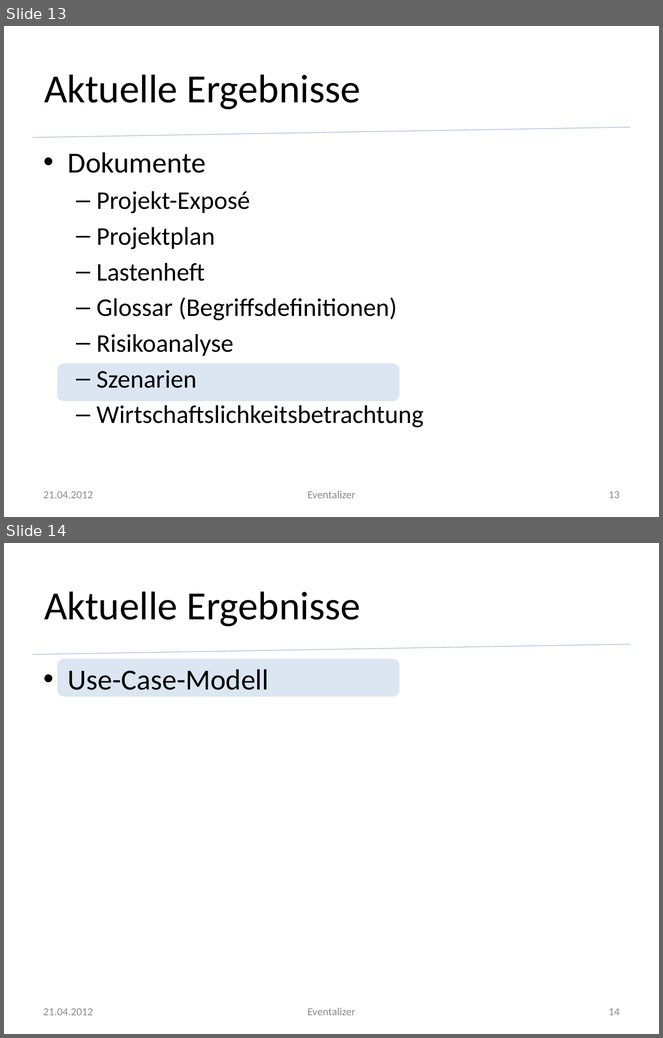
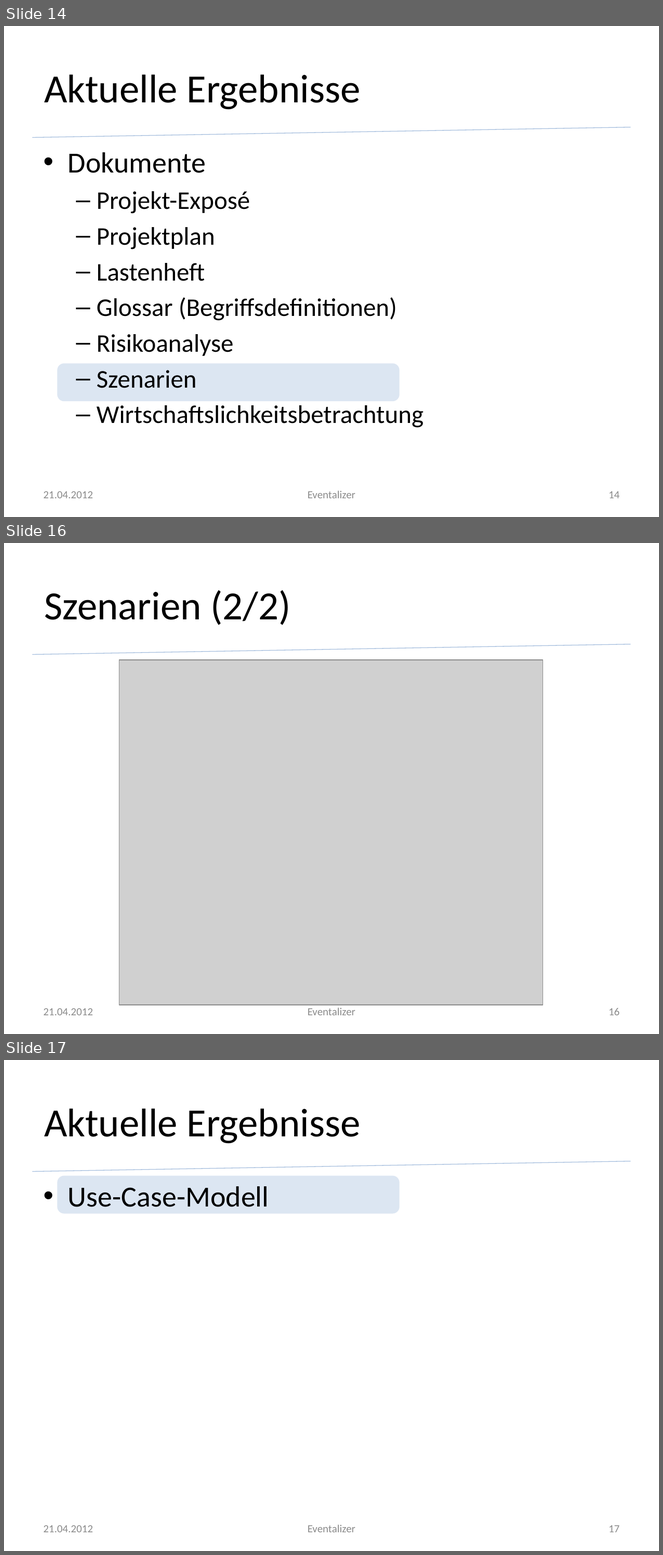
Before and after one commit to silkslostsoul/Eventalizer, a slide deck: Dokumente/Zwischenstand zum 2012 04 21.pptx. Shown one above the other, each under a label of ours: slides 13 and 14 before the commit, slides 14, 16 and 17 after it; the slides between them are not shown. The pictures are 663x1038 and 663x1555 pixels, drawn with LibreOffice and Linux fonts; fonts in the diff are those of the drawing; grey boxes stand for pictures; background and template pictures are left out. Boxes give left, top, right and bottom in pixels: in the first picture for what was removed or moved away, otherwise in the second. Text is boxed around its words. In the diff, an @@ line names an element or a change of style, - is before the commit and + after.

```diff
--- a/Dokumente/Zwischenstand zum 2012 04 21.pptx
+++ b/Dokumente/Zwischenstand zum 2012 04 21.pptx
@@ slide 16 added at (x1=4, y1=543, x2=659, y2=1034), background #FFFFFF; not listed: 1 template element that a slide beside it also shows @@
@@ title added at (x1=44, y1=590, x2=291, y2=625), 44 pt, text #000000 @@
+Szenarien (2/2)
@@ picture added at (x1=119, y1=661, x2=543, y2=1006) @@
@@ text added at (x1=44, y1=1008, x2=93, y2=1016), 12 pt, text #8C8C8C @@
+21.04.2012
@@ text added at (x1=308, y1=1008, x2=356, y2=1016), 12 pt, text #8C8C8C @@
+Eventalizer
@@ page number added at (x1=609, y1=1008, x2=620, y2=1016), 12 pt, text #8C8C8C @@
+16
@@ what was slide 13 is now slide 14 @@
@@ page number at (x1=609, y1=491, x2=620, y2=499): text changed @@
-13
+14
@@ what was slide 14 is now slide 17 @@
@@ page number at (x1=609, y1=1525, x2=620, y2=1533): text changed @@
-14
+17
```
Also in this commit, not shown: 2 other slides added, 2 other files.
